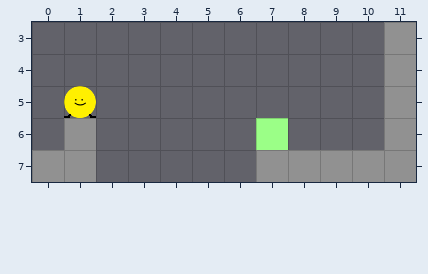
Tiled map, stored at src/Hugh/Content/level5.tmx. That is the earlier state.
Cells are 32x32 px. Shown: x 0..11, y 3..7.
Now the later version:
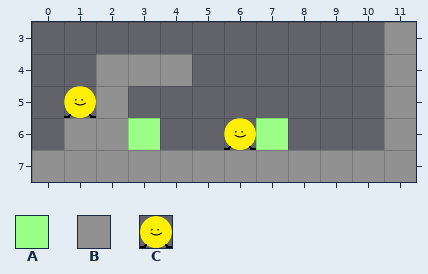
Key: from "tilemap": A 1 "finish", B 2 "flatground", C 5 "player".
_ is an empty cell.
Tiles of an added or newly shown layer are drawn over the layers below it.
The exact change:
Layer "world1" (now shown):
y 4: x 2..4 ___ -> BBB
y 5: x 2 _ -> B
y 6: x 2..3 __ -> BA; x 6 _ -> C
y 7: x 2..6 _____ -> BBBBB
